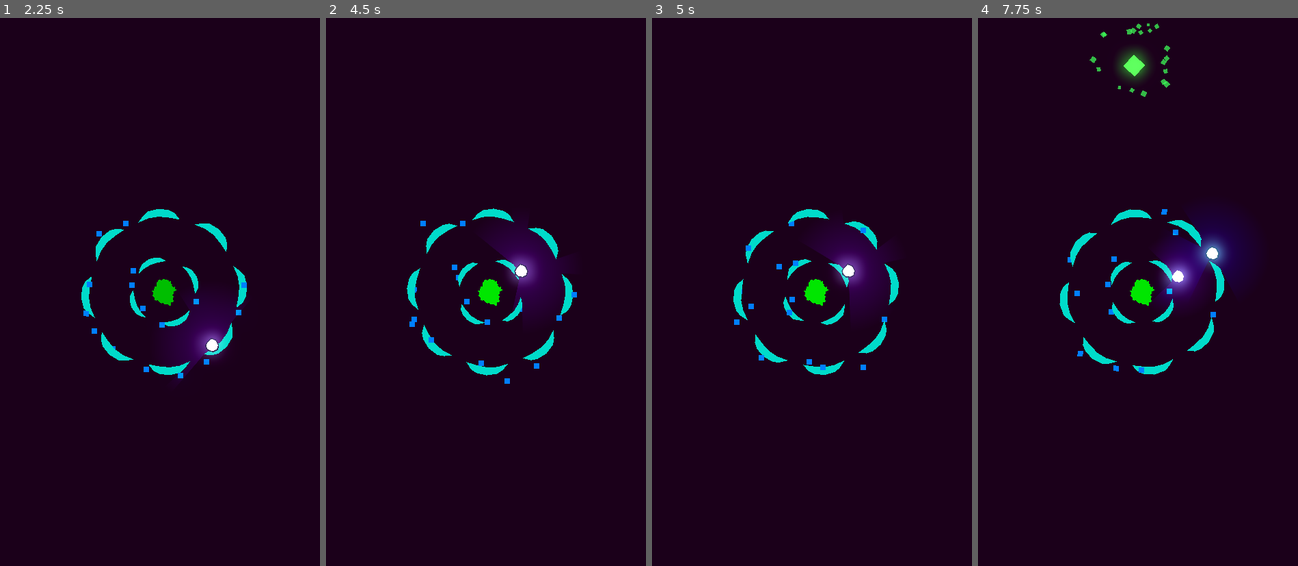
Above: before the commit, frames 1-4 (left to right).
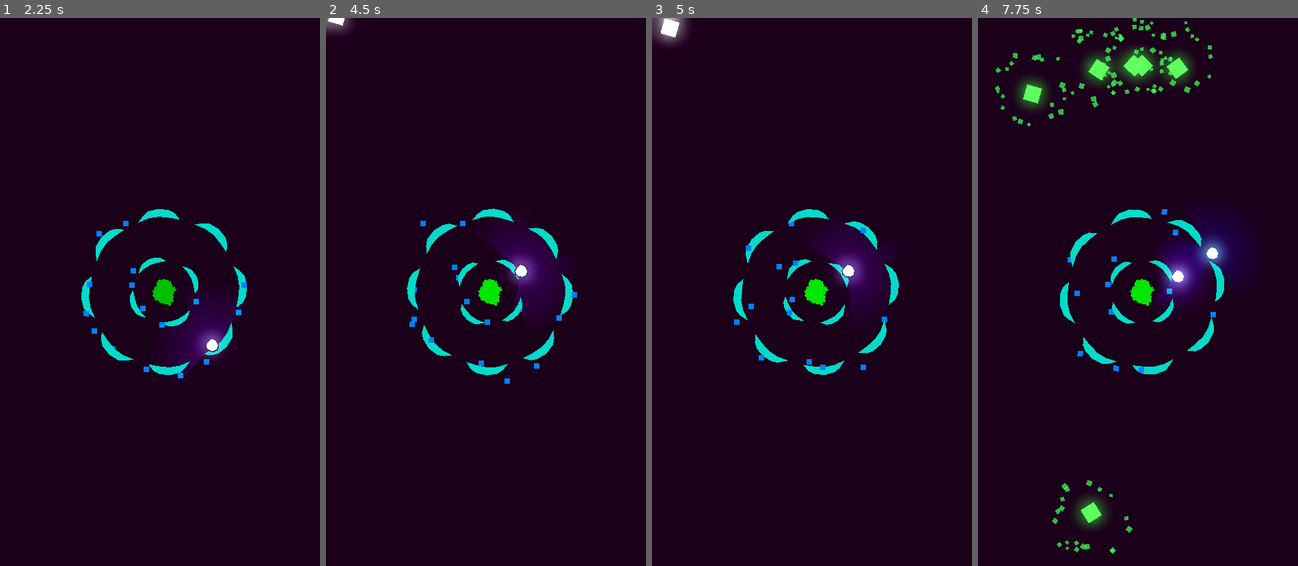
Above: after the commit, the same moments.

Repository: CatsAreCuteAndFast/Tower-Defense-Skilled
Game: Godot game, scene res://scenes/levels/main.tscn
Same seed, same stepped clock (60 frames per second), same inputs: the game is played once before the commit and once after it.
Inputs (mouse positions are in pixels of both pictures, inside the frame that each line leads up to):
- Up to frame 1 (2.25 s): hold D (right) 0.53-1.28 s; click (163, 292) at 0.6 s; move the mouse to (198, 292) at 1.27 s; hold S (down) 1.28-2.03 s; click (198, 292) at 1.35 s; move the mouse to (198, 171) at 2.02 s; hold D (right) from 2.03 s (still down); click (198, 171) at 2.1 s
- Up to frame 2 (4.5 s): move the mouse to (473, 401) at 2.77 s; release D (right) at 2.78 s; hold W (up) 2.78-3.53 s; click (473, 401) at 2.85 s; move the mouse to (588, 374) at 3.52 s; hold A (left) from 3.53 s (still down); click (588, 374) at 3.6 s; move the mouse to (393, 209) at 4.27 s; click (393, 209) at 4.35 s
- Up to frame 3 (5 s): keep holding A (left)
- Up to frame 4 (7.75 s): move the mouse to (1157, 292) at 5.02 s; release A (left) at 5.03 s; hold S (down) 5.03-5.78 s; click (1157, 292) at 5.1 s; move the mouse to (1141, 319) at 5.77 s; hold D (right) 5.78-6.53 s; click (1141, 319) at 5.85 s; move the mouse to (1214, 264) at 6.52 s; hold W (up) 6.53-7.28 s; click (1214, 264) at 6.6 s; move the mouse to (1077, 319) at 7.27 s; hold D (right) from 7.28 s (still down); click (1077, 319) at 7.35 s

Frame 1 is identical in both runs. In frame 2, 0.2% of the frame differs, in the area x 0-9%, y 0-3%; in frame 3, 0.5%; in frame 4, 3.4%, in the area x 5-74%, y 0-98%.

Commit message:
Fixed bugs

Diff:
--- a/scenes/enemy.tscn
+++ b/scenes/enemy.tscn
@@ -92,6 +92,7 @@
 draw_order = 0
 
 [node name="Area2D" type="Area2D" parent="Polygon2D"]
+collision_mask = 2
 
 [node name="CollisionShape2D" type="CollisionShape2D" parent="Polygon2D/Area2D"]
 shape = SubResource("CircleShape2D_8qryy")
--- a/scenes/levels/main.tscn
+++ b/scenes/levels/main.tscn
@@ -38,3 +38,13 @@
 environment = SubResource("Environment_5jsac")
 
 [node name="Node2D" parent="." instance=ExtResource("2_lmn1e")]
+
+[node name="Node2D2" parent="." instance=ExtResource("2_lmn1e")]
+
+[node name="Node2D3" parent="." instance=ExtResource("2_lmn1e")]
+
+[node name="Node2D4" parent="." instance=ExtResource("2_lmn1e")]
+
+[node name="Node2D5" parent="." instance=ExtResource("2_lmn1e")]
+
+[node name="Node2D6" parent="." instance=ExtResource("2_lmn1e")]
--- a/scenes/player.tscn
+++ b/scenes/player.tscn
@@ -50,6 +50,7 @@
 
 [node name="player" type="CharacterBody2D" groups=["players"]]
 scale = Vector2(0.3, 0.3)
+collision_layer = 2
 script = ExtResource("1_f0pnq")
 
 [node name="CollisionShape2D" type="CollisionShape2D" parent="."]
--- /dev/null
+++ b/scripts/enemy_spawner.gd
@@ -0,0 +1,11 @@
+extends Node2D
+
+
+# Called when the node enters the scene tree for the first time.
+func _ready() -> void:
+	pass # Replace with function body.
+
+
+# Called every frame. 'delta' is the elapsed time since the previous frame.
+func _process(delta: float) -> void:
+	pass
--- a/scripts/player.gd
+++ b/scripts/player.gd
@@ -50,6 +50,7 @@
 		state_machine.change_state("NotFocused")
 
 func destroy(violent : bool):
+	collision_shape_2d.queue_free()
 	if violent:
 		point_light.color = Color(0, 0, 0, 0)
 		polygon_2d.self_modulate = Color(0, 0, 0, 0)
--- a/scripts/player_spawner.gd
+++ b/scripts/player_spawner.gd
@@ -5,6 +5,7 @@
 
 var players: Array[Node]
 var current_color : Color
+var color_tween : Tween
 
 func _ready():
 	current_color = health_colors[health - 1]
@@ -30,4 +31,8 @@
 		get_tree().reload_current_scene()
 	health -= 1
 	current_color = health_colors[health - 1]
-	color = current_color
+
+	if color_tween:
+		color_tween.kill()
+	color_tween = create_tween()
+	color_tween.tween_property(self, "color", current_color, 1.0)
--- a/scripts/states/player_states/focused.gd
+++ b/scripts/states/player_states/focused.gd
@@ -25,8 +25,10 @@
 	player_outline.self_modulate.a = lerpf(original_modulate_alpha, 1, animation_progress)
 
 func Exit():
-	animation_tween.kill()
-	bobbing_tween.kill()
+	if animation_tween:
+		animation_tween.kill()
+	if bobbing_tween:
+		bobbing_tween.kill()
 
 func start_bobbing():
 	bobbing_tween = create_tween()
